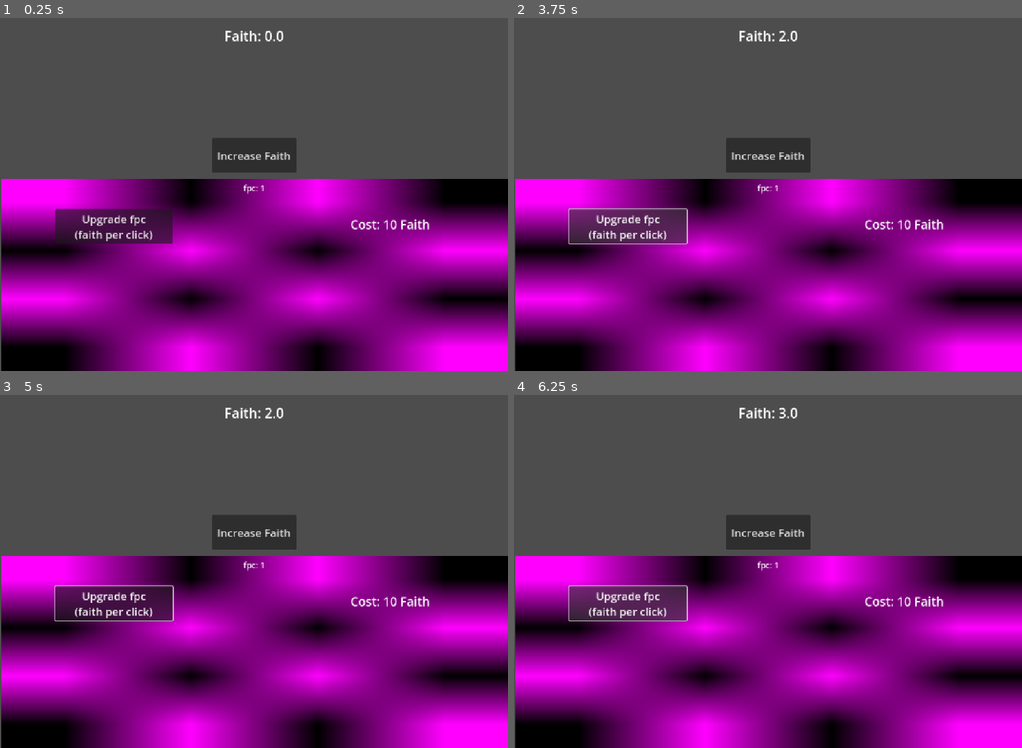
Above: before the commit, frames 1-4 (two rows, left to right).
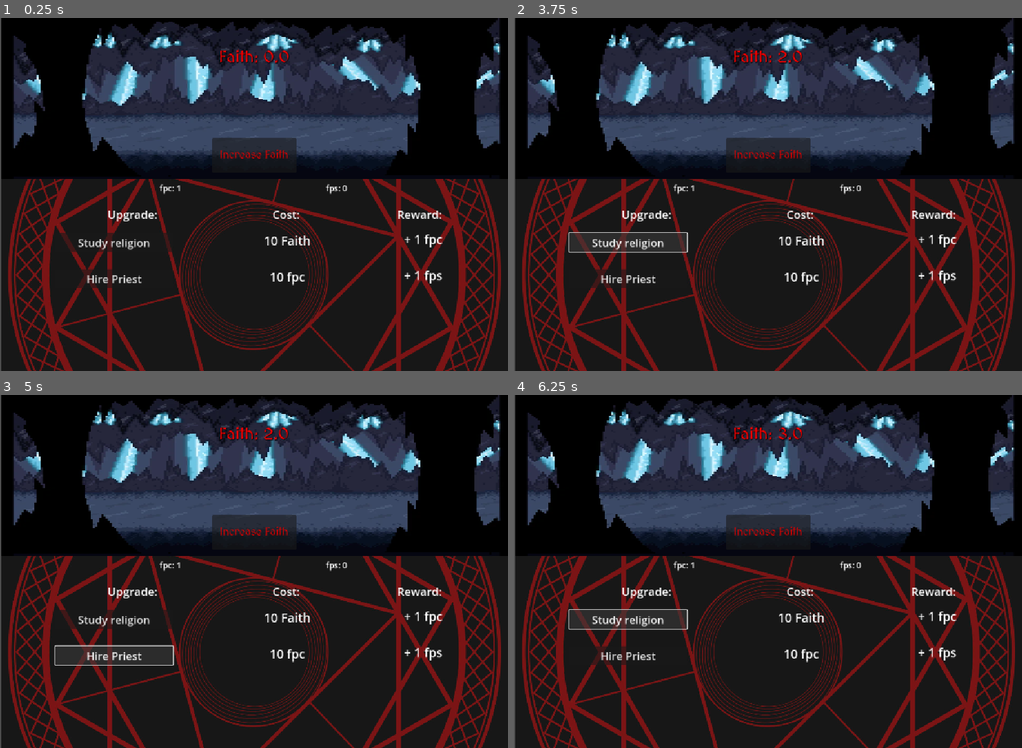
Above: after the commit, the same moments.

Repository: Anexoms/CultJam
Game: Godot game, scene res://main.tscn
The game is run twice, just before and just after one commit, with the same random seed, the same clock (stepped at 60 frames per second) and the same inputs.
Inputs (mouse positions are in pixels of both pictures, inside the frame that each line leads up to):
- Up to frame 1 (0.25 s): no input
- Up to frame 2 (3.75 s): click "Upgrade fpc (faith per click)" (after the commit: "Study religion") at 0.5 s; click (625, 279) at 1.25 s, where only the run after the commit has a clickable "Hire Priest"; click "Increase Faith" at 2 s; click "Increase Faith" at 2.75 s; click "Upgrade fpc (faith per click)" (after the commit: "Study religion") at 3.5 s
- Up to frame 3 (5 s): click (111, 656) at 4.25 s, where only the run after the commit has a clickable "Hire Priest"
- Up to frame 4 (6.25 s): click "Increase Faith" at 5 s; click "Upgrade fpc (faith per click)" (after the commit: "Study religion") at 5.75 s

The runs differ from the first frame. In frame 1, 93% of the frame differs, in the area x 0-100%, y 0-100%; in frame 2, 93%; in frame 3, 93%; in frame 4, 93%.

Commit message:
:heavy_plus_sign: upgrades and gui updated

Diff:
--- a/main.gd
+++ b/main.gd
@@ -3,28 +3,52 @@
 var faith = 0
 var faith_per_click = 1
 var faith_per_second = 0
-var upgrade1_cost = 10
 
 @onready var faith_label = $FaithLabel
 @onready var faith_button = $FaithButton
-@onready var upgrade1_button = $TextureRect/GlobalInfos/Upgrade1
-@onready var upgrade1Label = $TextureRect/GlobalInfos/Upgrade1/Upgrade1Cost
-@onready var globalInfos = $TextureRect/GlobalInfos
+
+@onready var fpc = $TextureRect/fpc
+@onready var fps = $TextureRect/fps
+
+var upgrade1_cost = 10
+@onready var upgrade1_button = $TextureRect/Upgrade1
+@onready var upgrade1CostLabel = $TextureRect/Upgrade1/Cost
+@onready var upgrade1RewardLabel = $TextureRect/Upgrade1/Reward
+
+var upgrade2_cost = 10
+@onready var upgrade2_button = $TextureRect/Upgrade2
+@onready var upgrade2CostLabel = $TextureRect/Upgrade2/Cost
+@onready var upgrade2RewardLabel = $TextureRect/Upgrade2/Reward
+
 
 func _ready():
 	faith_button.pressed.connect(_FaithButton_pressed)
-	upgrade1_button.pressed.connect(_UpgradeButton_pressed)
+	upgrade1_button.pressed.connect(upgrade1_pressed)
+	upgrade2_button.pressed.connect(upgrade2_pressed)
 	update_faith_label()
 
-func _UpgradeButton_pressed():
+func upgrade1_pressed():
 	if (faith >= upgrade1_cost):
-		faith_per_click += faith_per_click / 2 + 1
+		faith_per_click += upgrade1_cost / 3 + 1
 		faith -= upgrade1_cost
 		upgrade1_cost += upgrade1_cost + randi_range(4,8)
 		update_upg1_label()
 
 func update_upg1_label():
-	upgrade1Label.text = "Cost: " + str(floor(upgrade1_cost)) + " Faith"
+	upgrade1CostLabel.text = str(floor(upgrade1_cost)) + " Faith"
+	upgrade1RewardLabel.text = "+ " + str(floor(faith_per_click / 2 + 1)) + " fpc"
+
+func upgrade2_pressed():
+	if (faith_per_click >= upgrade2_cost):
+		faith_per_second += upgrade2_cost / 4 + 1
+		faith_per_click -= upgrade2_cost
+		upgrade2_cost += upgrade2_cost + randi_range(4, 10)
+		update_upg2_label()
+
+func update_upg2_label():
+	upgrade2CostLabel.text = str(floor(upgrade2_cost)) + " fpc"
+	upgrade2RewardLabel.text = "+ " + str(floor(upgrade2_cost / 4 + 1)) + " fps"
+
 
 func _FaithButton_pressed():
 	faith += faith_per_click
@@ -36,7 +60,8 @@
 	update_faith_label()
 
 func update_global_infos():
-	globalInfos.text = "fpc: " + str(floor(faith_per_click))
+	fpc.text = "fpc: " + str(floor(faith_per_click))
+	fps.text = "fps: " + str(floor(faith_per_second))
 
 func update_faith_label():
 	faith_label.text = "Faith: " + str(floor(faith))
--- a/main.tscn
+++ b/main.tscn
@@ -1,8 +1,9 @@
-[gd_scene load_steps=3 format=3 uid="uid://c4lfd7lnr0f41"]
+[gd_scene load_steps=5 format=3 uid="uid://c4lfd7lnr0f41"]
 
 [ext_resource type="Script" uid="uid://h7avtd5pddb4" path="res://main.gd" id="1_ig7tw"]
-
-[sub_resource type="PlaceholderTexture2D" id="PlaceholderTexture2D_ig7tw"]
+[ext_resource type="Texture2D" uid="uid://clxruom1as7c7" path="res://assets/sprites/background2.webp" id="2_1bvp3"]
+[ext_resource type="FontFile" uid="uid://csjxnrlec3bxj" path="res://assets/fonts/MedievalSharp-Regular.ttf" id="3_lquwl"]
+[ext_resource type="Texture2D" uid="uid://ckvjimbb5j62t" path="res://assets/sprites/ritual.jpg" id="4_7mycd"]
 
 [node name="Main" type="Control"]
 layout_mode = 3
@@ -13,11 +14,23 @@
 grow_vertical = 2
 script = ExtResource("1_ig7tw")
 
+[node name="back1" type="TextureRect" parent="."]
+layout_mode = 0
+offset_left = 1.0
+offset_right = 1122.0
+offset_bottom = 354.0
+texture = ExtResource("2_1bvp3")
+expand_mode = 1
+
 [node name="FaithLabel" type="Label" parent="."]
 layout_mode = 0
 offset_right = 1120.0
-offset_bottom = 80.0
-theme_override_font_sizes/font_size = 30
+offset_bottom = 175.0
+theme_override_colors/font_color = Color(1, 0, 0, 1)
+theme_override_colors/font_shadow_color = Color(0, 0, 0, 1)
+theme_override_colors/font_outline_color = Color(0, 0, 0, 1)
+theme_override_fonts/font = ExtResource("3_lquwl")
+theme_override_font_sizes/font_size = 36
 text = "Faith: 0"
 horizontal_alignment = 1
 vertical_alignment = 1
@@ -31,6 +44,12 @@
 offset_top = 265.0
 offset_right = 628.36
 offset_bottom = 314.48
+theme_override_colors/font_hover_pressed_color = Color(0.87451, 0, 0, 1)
+theme_override_colors/font_hover_color = Color(0.87451, 0, 0, 1)
+theme_override_colors/font_color = Color(0.87451, 0, 0, 1)
+theme_override_colors/font_focus_color = Color(0.87451, 0, 0, 1)
+theme_override_colors/font_pressed_color = Color(0.87451, 0, 0, 1)
+theme_override_fonts/font = ExtResource("3_lquwl")
 theme_override_font_sizes/font_size = 24
 text = "Increase Faith"
 
@@ -40,42 +59,117 @@
 offset_top = 354.0
 offset_right = 1120.0
 offset_bottom = 780.0
-texture = SubResource("PlaceholderTexture2D_ig7tw")
+texture = ExtResource("4_7mycd")
+expand_mode = 1
+stretch_mode = 6
 
-[node name="GlobalInfos" type="Label" parent="TextureRect"]
+[node name="fpc" type="Label" parent="TextureRect"]
 layout_mode = 0
-offset_left = -1.0
+offset_left = 282.0
 offset_top = -1.0
-offset_right = 1119.0
+offset_right = 466.0
 offset_bottom = 45.0
 theme_override_font_sizes/font_size = 18
 text = "fpc: 1"
 horizontal_alignment = 1
 vertical_alignment = 1
 
-[node name="Upgrade1" type="Button" parent="TextureRect/GlobalInfos"]
+[node name="fps" type="Label" parent="TextureRect"]
+offset_left = 649.0
+offset_top = -1.0
+offset_right = 833.0
+offset_bottom = 45.0
+theme_override_font_sizes/font_size = 18
+text = "fps: 0"
+horizontal_alignment = 1
+vertical_alignment = 1
+
+[node name="Cost" type="Label" parent="TextureRect"]
+offset_left = 121.0
+offset_top = 56.0
+offset_right = 1055.0
+offset_bottom = 102.0
+theme_override_font_sizes/font_size = 25
+text = "     Upgrade:                                       Cost:                                 Reward:"
+horizontal_alignment = 1
+vertical_alignment = 1
+
+[node name="Upgrade1" type="Button" parent="TextureRect"]
 layout_mode = 1
 anchors_preset = -1
 anchor_right = 0.022
 anchor_bottom = 0.034
-offset_left = 121.0
-offset_top = 69.0
-offset_right = 355.36
-offset_bottom = 143.436
+offset_left = 120.0
+offset_top = 120.0
+offset_right = 355.382
+offset_bottom = 147.516
 theme_override_font_sizes/font_size = 24
-text = "Upgrade fpc
-(faith per click)"
+text = "Study religion"
 
-[node name="Upgrade1Cost" type="Label" parent="TextureRect/GlobalInfos/Upgrade1"]
+[node name="Cost" type="Label" parent="TextureRect/Upgrade1"]
 layout_mode = 1
 anchors_preset = -1
 anchor_right = 3.725
 anchor_bottom = 0.975
-offset_left = 517.0
+offset_left = 400.0
 offset_top = -3.0
-offset_right = -3.77502
-offset_bottom = -3.0
+offset_right = -343.693
+offset_bottom = -2.69701
 theme_override_font_sizes/font_size = 27
-text = "Cost: 10 Faith"
+text = "10 Faith"
 horizontal_alignment = 1
 vertical_alignment = 1
+
+[node name="Reward" type="Label" parent="TextureRect/Upgrade1"]
+layout_mode = 1
+anchors_preset = -1
+anchor_right = 3.725
+anchor_bottom = 0.975
+offset_left = 700.0
+offset_top = -6.0
+offset_right = -43.693
+offset_bottom = -5.69701
+theme_override_font_sizes/font_size = 27
+text = "+ 1 fpc"
+horizontal_alignment = 1
+vertical_alignment = 1
+
+[node name="Upgrade2" type="Button" parent="TextureRect"]
+layout_mode = 1
+anchors_preset = -1
+anchor_right = 0.022
+anchor_bottom = 0.034
+offset_left = 120.0
+offset_top = 200.0
+offset_right = 355.382
+offset_bottom = 227.516
+theme_override_font_sizes/font_size = 24
+text = "Hire Priest"
+
+[node name="Cost" type="Label" parent="TextureRect/Upgrade2"]
+layout_mode = 1
+anchors_preset = -1
+anchor_right = 3.725
+anchor_bottom = 0.975
+offset_left = 400.0
+offset_top = -3.0
+offset_right = -343.693
+offset_bottom = -2.69701
+theme_override_font_sizes/font_size = 27
+text = "10 fpc"
+horizontal_alignment = 1
+vertical_alignment = 1
+
+[node name="Reward" type="Label" parent="TextureRect/Upgrade2"]
+layout_mode = 1
+anchors_preset = -1
+anchor_right = 3.725
+anchor_bottom = 0.975
+offset_left = 700.0
+offset_top = -6.0
+offset_right = -43.693
+offset_bottom = -5.69701
+theme_override_font_sizes/font_size = 27
+text = "+ 1 fps"
+horizontal_alignment = 1
+vertical_alignment = 1
Not shown, added: assets/fonts/MedievalSharp-Regular.ttf.import
Not shown, added: assets/music/scary_music.mp3.import
Not shown, added: assets/sprites/background1.webp.import
Not shown, added: assets/sprites/background2.webp.import
Not shown, added: assets/sprites/book.png.import
Not shown, added: assets/sprites/brainwash.png.import
Not shown, added: assets/sprites/cosmic_horror.jpg.import
Not shown, added: assets/sprites/cultist.png.import
Not shown, added: assets/sprites/demon.png.import
Not shown, added: assets/sprites/ritual.jpg.import
